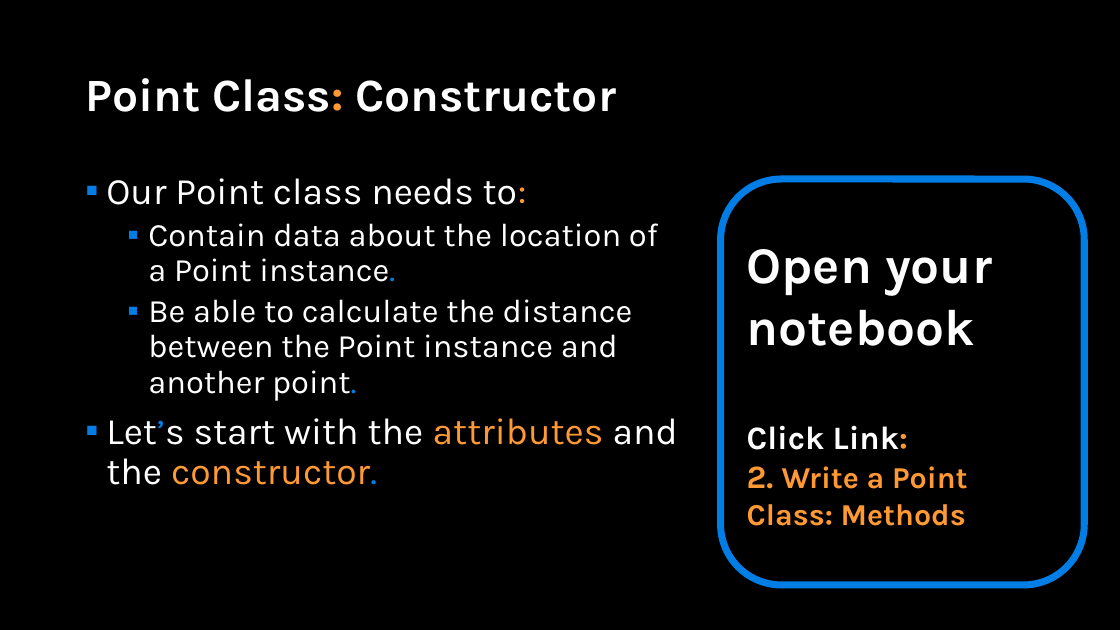
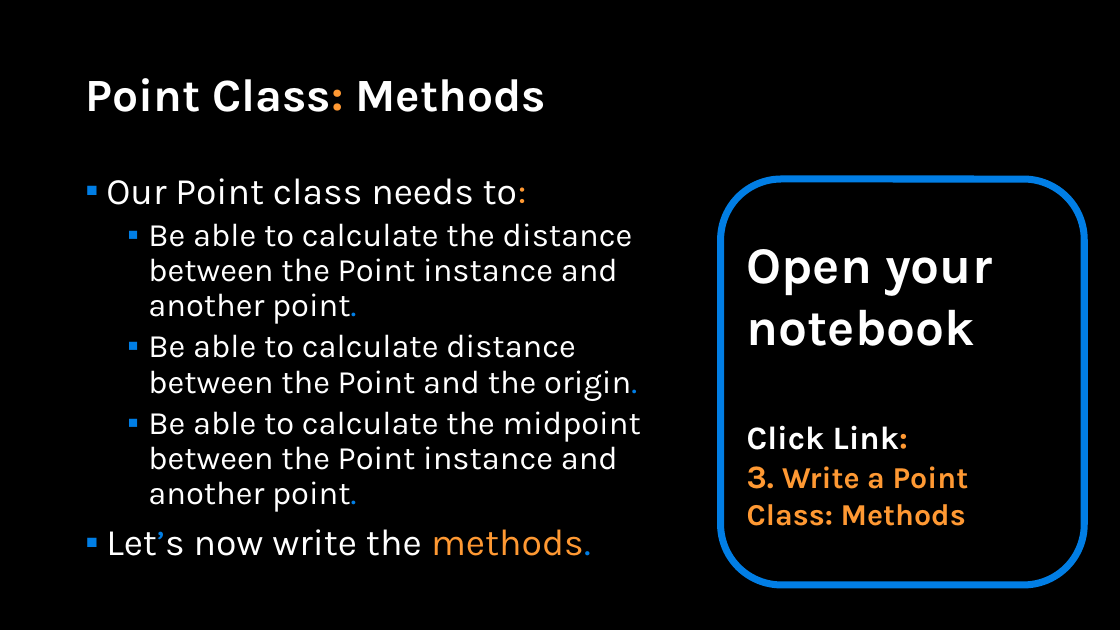
Before and after one commit to APS106/APS106-winter-2022-material, a slide deck: slide 32 of lectures/week10/lecture2/slides/week10_lecture2.pptx (slide 22 before the commit). Drawn at 1120x630 pixels with LibreOffice and Linux fonts; fonts in the diff are those of the drawing; background and template pictures are left out. Boxes give left, top, right and bottom in pixels: in the first picture for what was removed or moved away, otherwise in the second. Text is boxed around its words. In the diff, an @@ line names an element or a change of style, - is before the commit and + after.

```diff
--- a/lectures/week10/lecture2/slides/week10_lecture2.pptx
+++ b/lectures/week10/lecture2/slides/week10_lecture2.pptx
@@ title at (x1=85, y1=78, x2=546, y2=112): text changed @@
-Point Class: Constructor
+Point Class: Methods
@@ text at (x1=148, y1=223, x2=658, y2=282): paragraph removed @@
-  ▪ Contain data about the location of a Point instance.
@@ text at (x1=106, y1=334, x2=641, y2=556): text changed; size 32 to 28 pt @@
-▪ Let’s start with the attributes and the constructor.
+  ▪ Be able to calculate distance between the Point and the origin.
+  ▪ Be able to calculate the midpoint between the Point instance and another point.
+▪ Let’s now write the methods.
@@ text in rounded rectangle at (x1=747, y1=466, x2=969, y2=526): text changed @@
-2. Write a Point Class: Methods
+3. Write a Point Class: Methods
```
Also in this commit, not shown: 4 other slides changed, 13 slides added, 1 other file.
